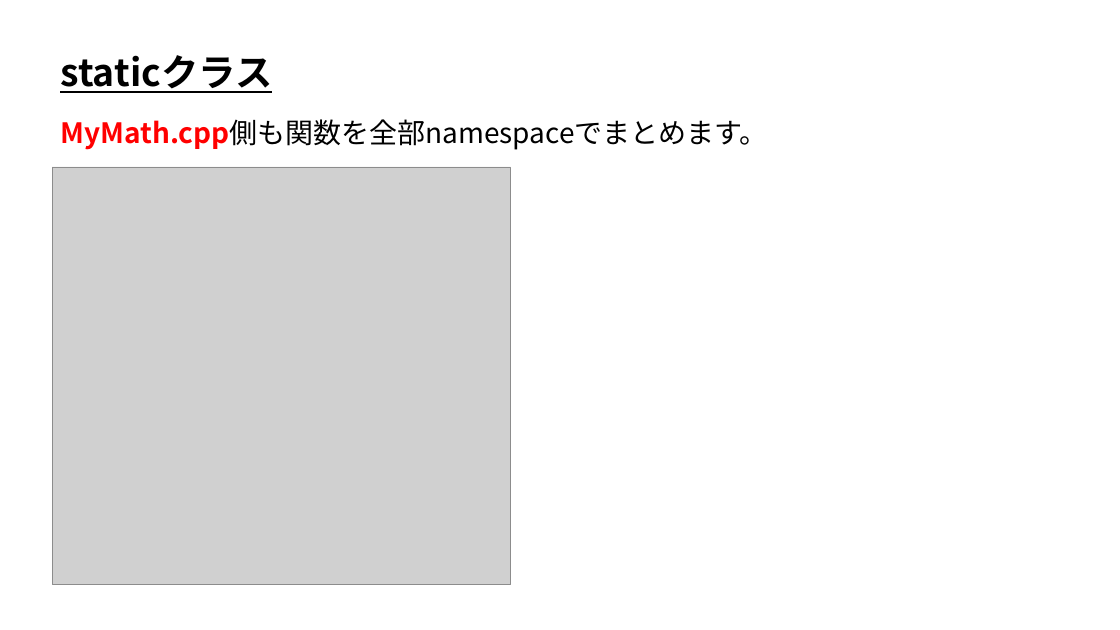
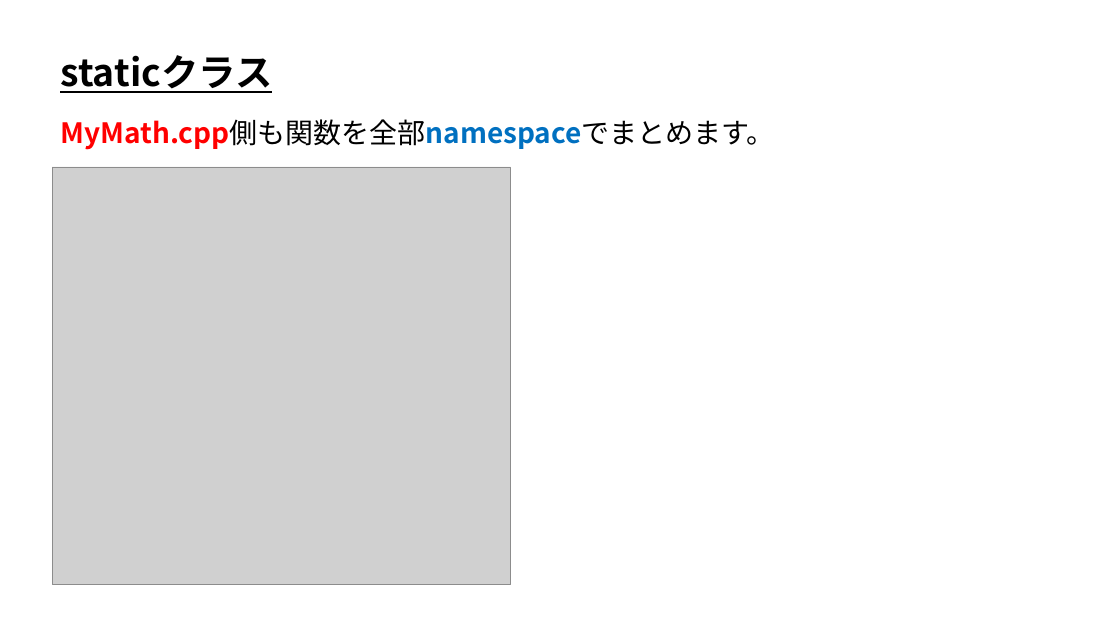
Before and after one commit to ArakiYusuke-Ohara/Textbook, a slide deck: slide 3 of ゲーム科2年/00_前期/ゲーム開発Ⅰ/04_namespace.pptx. Drawn at 1120x630 pixels with LibreOffice and Linux fonts; fonts in the diff are those of the drawing; grey boxes stand for pictures. Boxes give left, top, right and bottom in pixels: in the first picture for what was removed or moved away, otherwise in the second. Text is boxed around its words. In the diff, an @@ line names an element or a change of style, - is before the commit and + after.

```diff
--- a/ゲーム科2年/00_前期/ゲーム開発Ⅰ/04_namespace.pptx
+++ b/ゲーム科2年/00_前期/ゲーム開発Ⅰ/04_namespace.pptx
@@ text "MyMath.cpp側も関数を全部namespaceでまとめます。" at [60, 119, 774, 150]: text colour #000000 to #0070C0, bold on in "MyMath.cpp側も関数を全部namespaceでまとめます。" @@
```
Also in this commit, not shown: 1 other slide changed.
